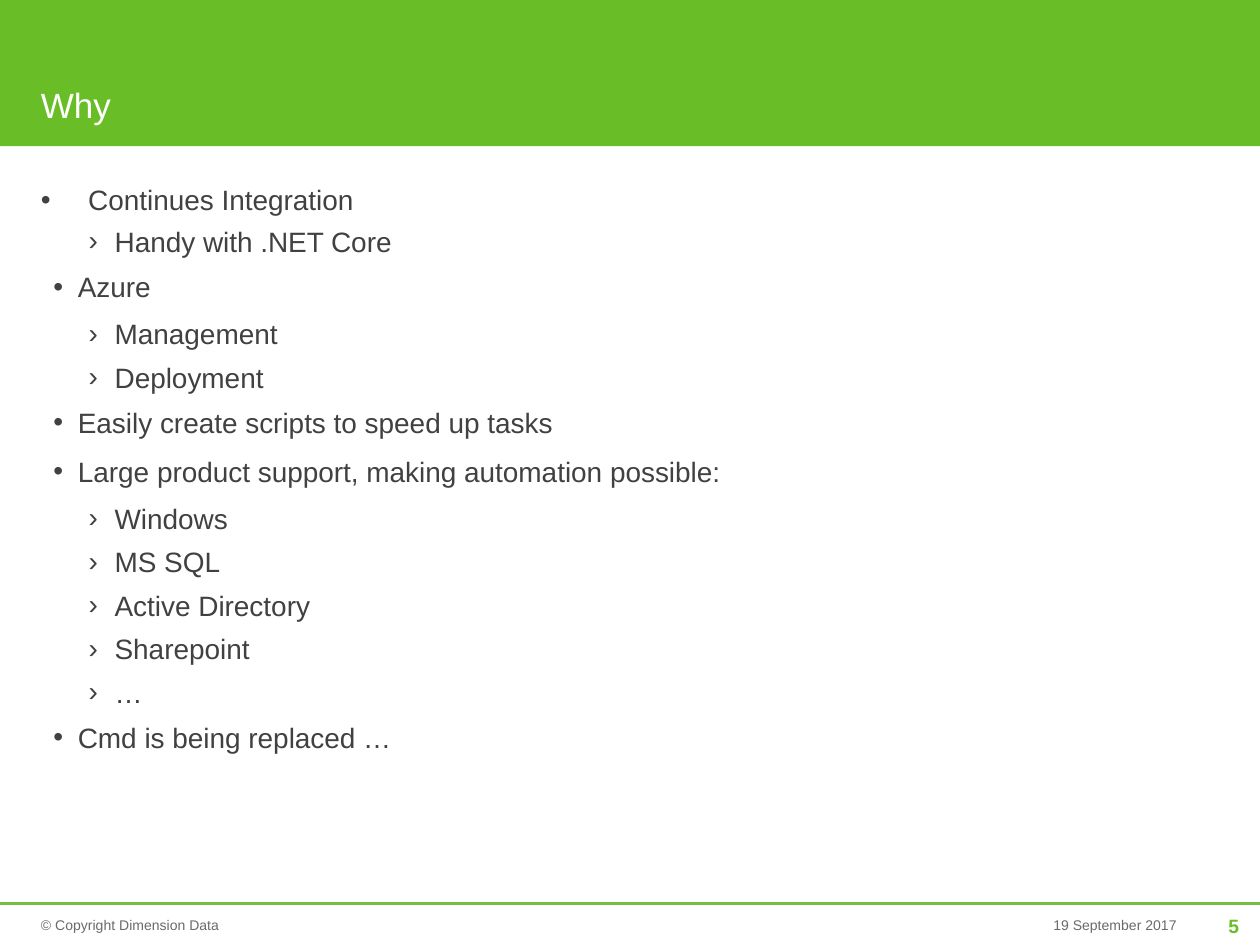
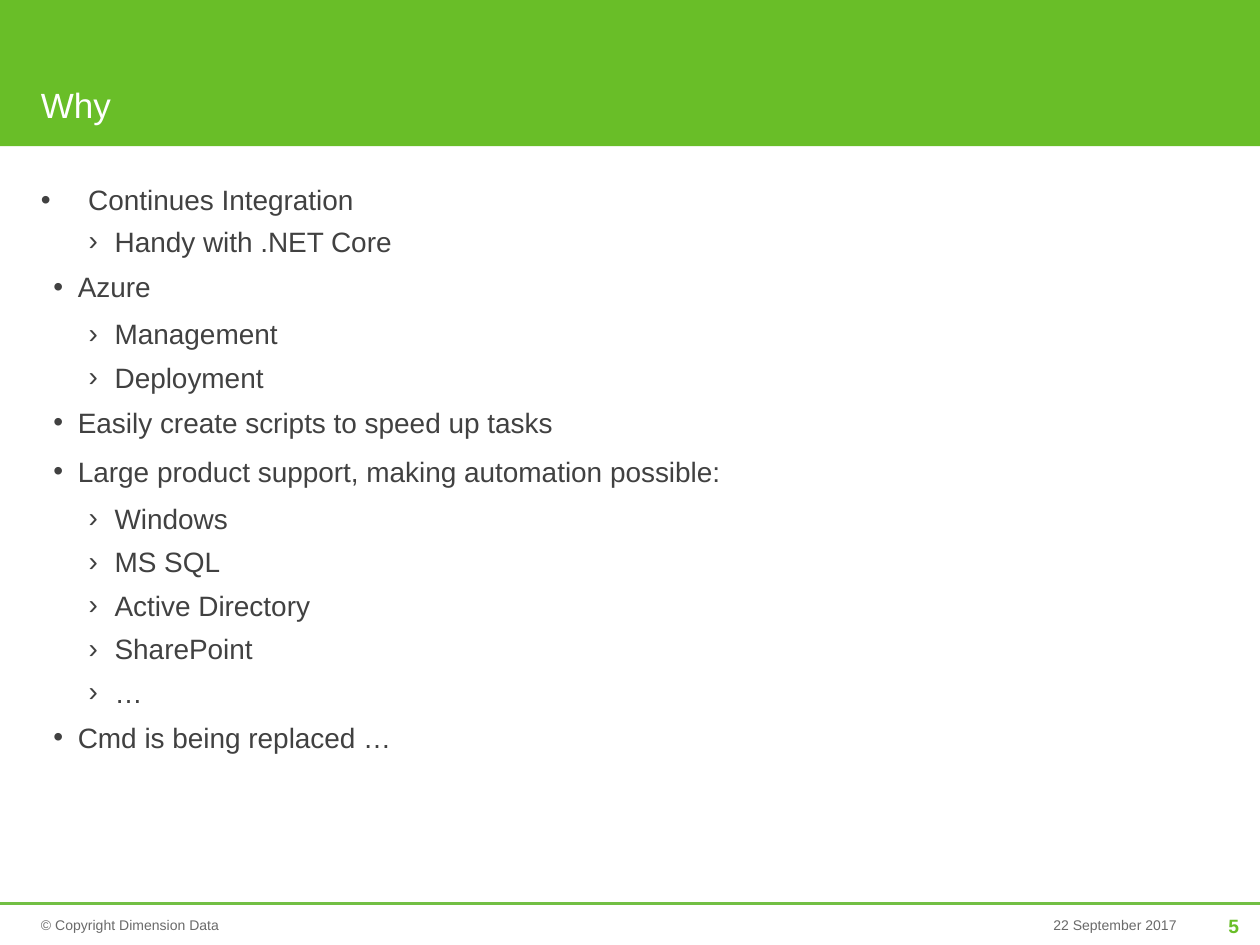
Before and after one commit to mjrio/mjr-tooling-poweshell, a slide deck: slide 5 of BasicPowerShell.pptx. Drawn at 1260x945 pixels with LibreOffice and Linux fonts; fonts in the diff are those of the drawing; background and template pictures are left out. Boxes give left, top, right and bottom in pixels: in the first picture for what was removed or moved away, otherwise in the second. Text is boxed around its words. In the diff, an @@ line names an element or a change of style, - is before the commit and + after.

Commit message:
Final Powerpoint

```diff
--- a/BasicPowerShell.pptx
+++ b/BasicPowerShell.pptx
@@ text at (x1=115, y1=638, x2=253, y2=660): text changed @@
-    › Sharepoint
+    › SharePoint
@@ text at (x1=1053, y1=920, x2=1176, y2=933): text changed @@
-19 September 2017
+22 September 2017
```
Also in this commit, not shown: 28 other slides changed.
